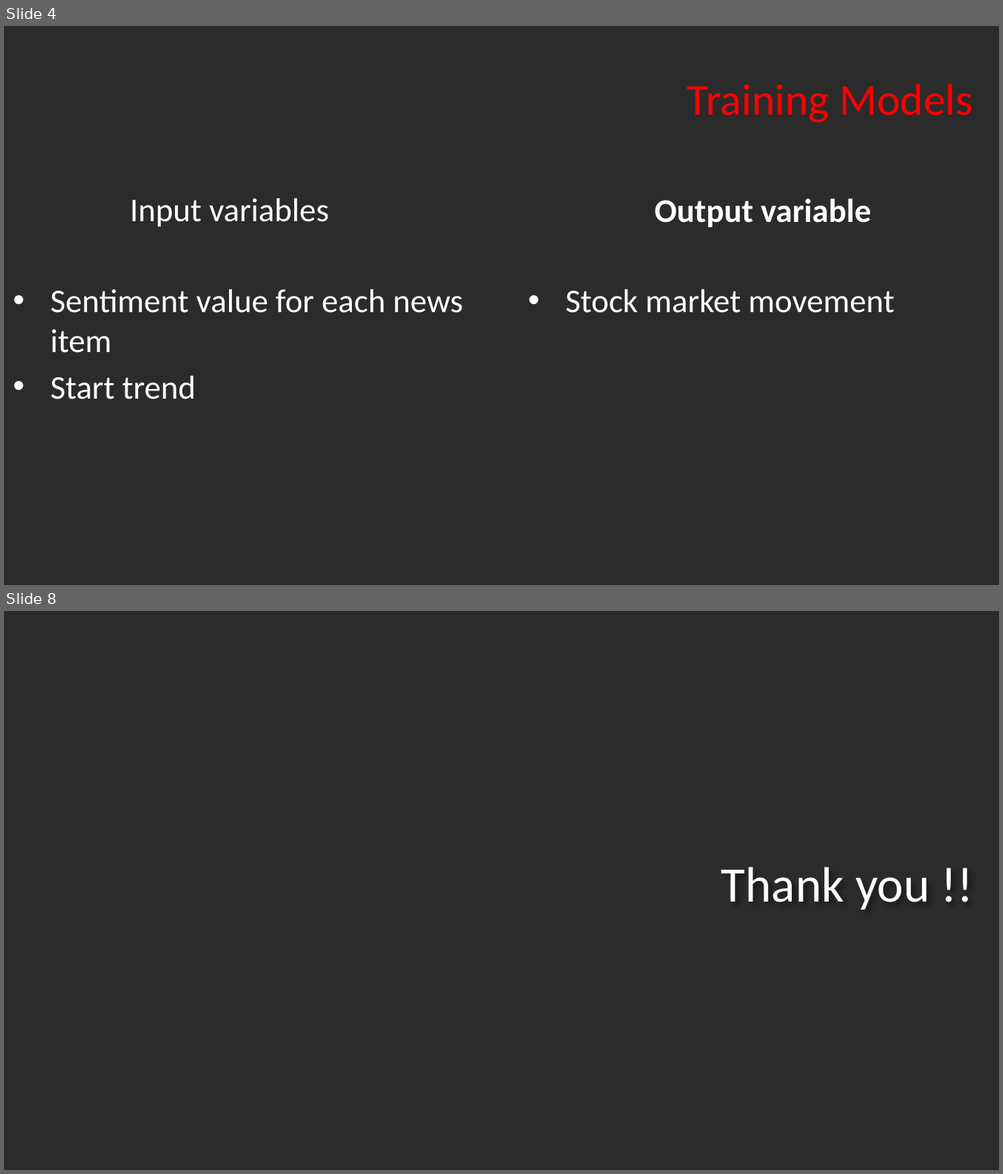
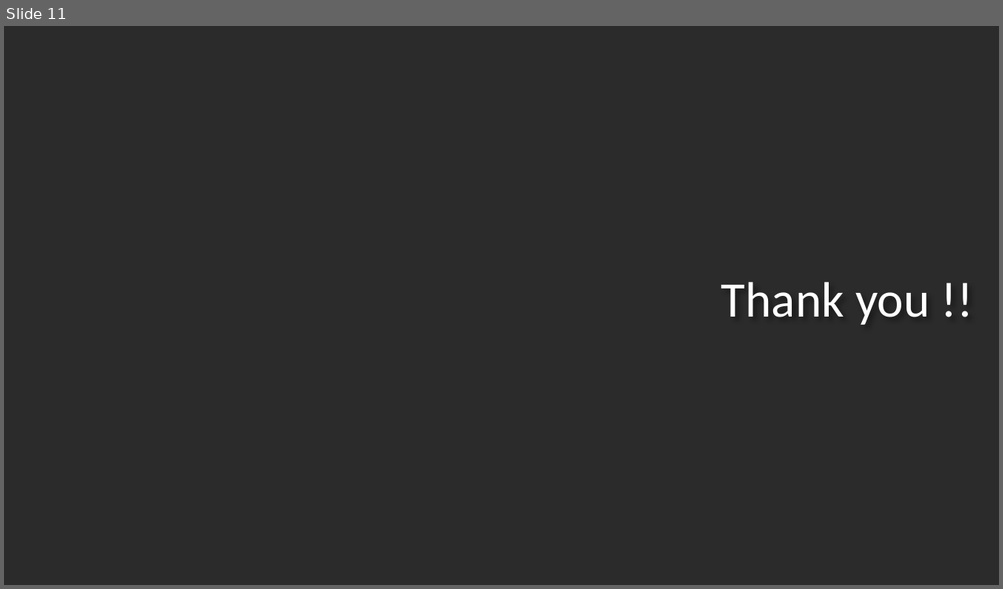
Before and after one commit to arundhathi-patil/ISM-6390-Data-Science-Project, a slide deck: DSP Presentation.pptx. Shown one above the other, each under a label of ours: slides 4 and 8 before the commit, slide 11 after it; the slides between them are not shown. The pictures are 1003x1174 and 1003x589 pixels, drawn with LibreOffice and Linux fonts; fonts in the diff are those of the drawing; background and template pictures are left out; a plain dark background stands for a picture behind light text. Boxes give left, top, right and bottom in pixels: in the first picture for what was removed or moved away, otherwise in the second. Text is boxed around its words. In the diff, an @@ line names an element or a change of style, - is before the commit and + after.

```diff
--- a/DSP Presentation.pptx
+++ b/DSP Presentation.pptx
@@ slide 4 removed at <box>4,26,999,585</box>, background picture (left out) @@
@@ title removed at <box>687,84,973,123</box> @@
-Training Models
@@ text removed at <box>130,198,329,227</box> @@
-Input variables
@@ text removed at <box>654,198,871,227</box> @@
-Output variable
@@ text removed at <box>51,289,463,400</box> @@
-• Sentiment value for each news item
-• Start trend
@@ text removed at <box>565,289,893,313</box> @@
-• Stock market movement
@@ what was slide 8 is now slide 11 @@
```
Also in this commit, not shown: 5 slides changed, 4 slides added.
